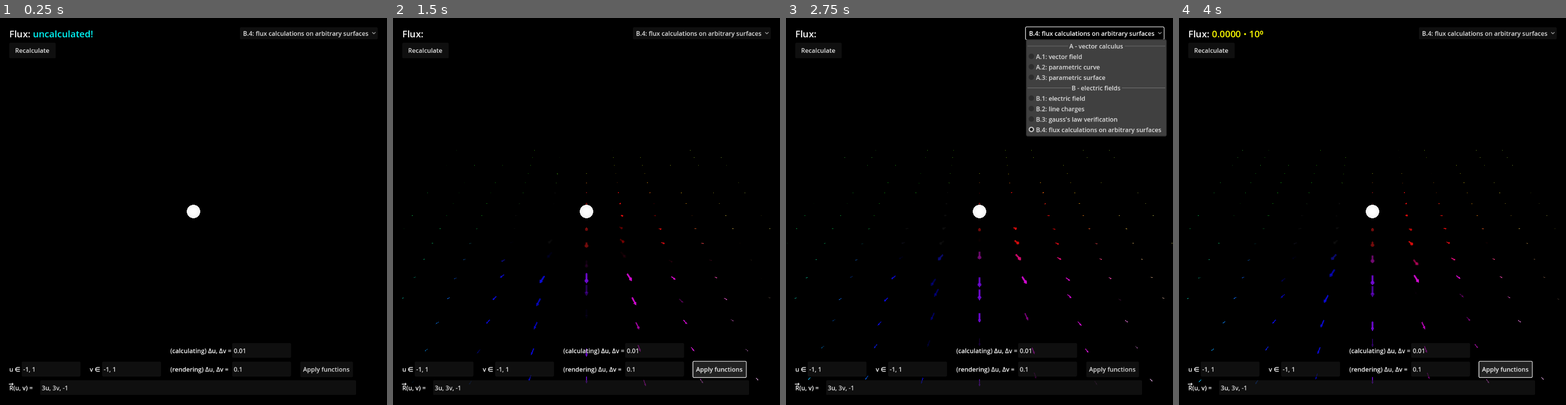
Above: before the commit, frames 1-4 (left to right).
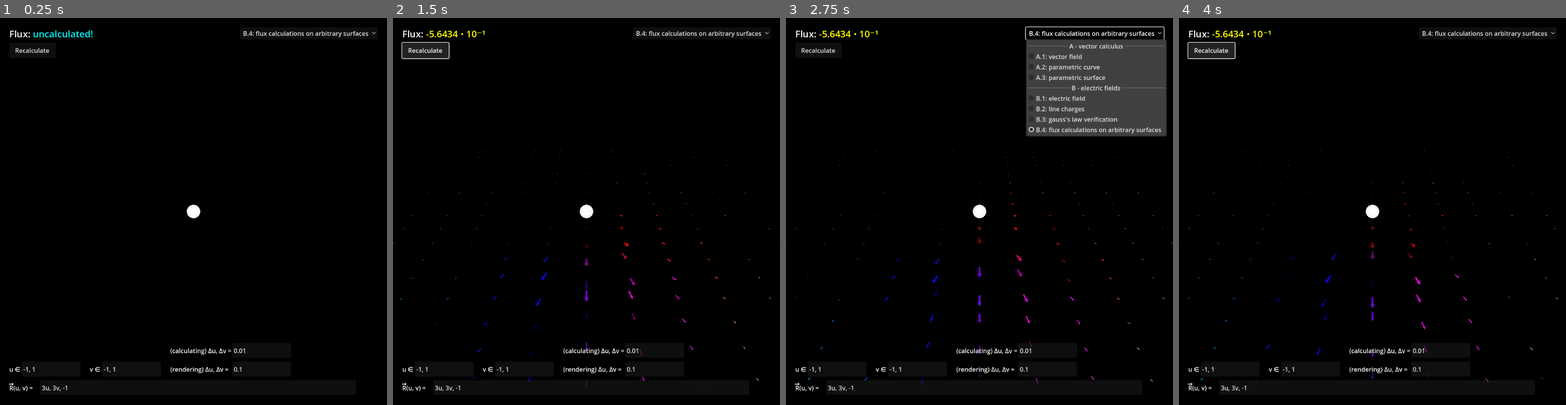
Above: after the commit, the same moments.

Repository: slotling/electromagnetism
Game: Godot game, scene res://Worlds/BaseWorlds/3d_world.tscn
The game is run twice, just before and just after one commit, with the same random seed, the same clock (stepped at 60 frames per second) and the same inputs.
Inputs:
- Up to frame 1 (0.25 s): no input
- Up to frame 2 (1.5 s): click "Recalculate" at 0.5 s; click "Apply functions" (after the commit: "Recalculate") at 1.25 s
- Up to frame 3 (2.75 s): click "B.4: flux calculations on arb…" at 2 s
- Up to frame 4 (4 s): click "Recalculate" at 2.75 s; click "Apply functions" (after the commit: "Recalculate") at 3.5 s

The runs differ from the first frame. In frame 1, 0.1% of the frame differs, in the area x 78-91%, y 90-92%; in frame 2, 1.2%; in frame 3, 0.6%; in frame 4, 1.3%, in the area x 0-100%, y 3-95%.
Error before the commit: Invalid access of index '5' on a base object of type: 'PackedStringArray'. (res://Scenes/canvas_layers/information_inputs/parametric_range_input.gd:16)

Commit message:
[2/2] flux

Diff:
--- a/Junk/callablebindingtest.gd
+++ b/Junk/callablebindingtest.gd
@@ -4,10 +4,8 @@
 # Called when the node enters the scene tree for the first time.
 func _ready() -> void:
 	var callable = Callable(self, "m").bind(5)
-	print(callable.call(2, 3, 4, 5, 6))
 
 func m(x, y, z, a, b, c):
-	print(x, y, z, a, b, c)
 	return x * y
 
 
--- a/Junk/math_world_testing_i_dont_really_know_tbh.gd
+++ b/Junk/math_world_testing_i_dont_really_know_tbh.gd
@@ -101,14 +101,6 @@
 			var v2 = v + vscale
 			var integrand = calculate_integrand(u, v, u2, v2) if not use_analytical_R_partials else calculate_integrand_using_analytical_R_partials(u, v, uscale, vscale)
 
-			#var diff_u_integrand = calculate_integrand_using_analytical_R_partials(u+ufinescale, v, uscale, vscale)
-			#var diff_v_integrand = calculate_integrand_using_analytical_R_partials(u, v+vfinescale, uscale, vscale)
-			#integrandDifferences_u.append(abs(diff_u_integrand-integrand))
-			#integrandDifferences_v.append(abs(diff_v_integrand-integrand))
-
-			#if areas % 50000 == 0:
-				#print("Diff: ", calculate_analytical_integral(u, u2, v, v2) - integrand)
-
 			sum += integrand
 
 			v = v2
@@ -116,22 +108,12 @@
 
 		u = u2
 
-	#for arr in [integrandDifferences_u, integrandDifferences_v]:
-		#var sum_indiffs = arr.reduce(func(accum, number): return accum + number, 0)
-		#print("Mean integrand differences: ", float(sum_indiffs) / arr.size())
-		#print("Max integrand difference: ", arr.max())
-
 	return {"sum": sum, "second_sum": sum, "areas": areas, "extra_areas": 0}
 
 func calculate_and_report(sol, use_analytical_R_partials):
 	var start_time = Time.get_ticks_usec()
 	var results = calculate(use_analytical_R_partials)
 	var execution_time = Time.get_ticks_usec() - start_time
-	print("Flux: ", results["sum"])
-	print("Analytical solution: ", sol)
-	print("Error: ", String.num_scientific(abs(results["sum"] - sol)) )
-	print("Time elapsed: ", execution_time/1000000.0, " s")
-	print("Areas: ", results["areas"])
 
 # Called when the node enters the scene tree for the first time.
 func _ready() -> void:
--- a/Junk/node_3d.gd
+++ b/Junk/node_3d.gd
@@ -3,7 +3,7 @@
 
 # Called when the node enters the scene tree for the first time.
 func _ready() -> void:
-	print(sin(-50) + sin(-50))
+	pass
 
 
 # Called every frame. 'delta' is the elapsed time since the previous frame.
--- a/Resources/Functions/overrides/SPECIAL_function_input_override.gd
+++ b/Resources/Functions/overrides/SPECIAL_function_input_override.gd
@@ -7,7 +7,6 @@
 	for provider in FUNCTION_PROVIDERS:
 		if provider.overriding_function_id == function_id:
 			return provider.evaluate(variables)
-	#print("No provider provides this function.")
 	return Vector3.ZERO
 
 func F(x, y=0, z=0, id=null) -> Vector3:
--- a/Scenes/calculation_controllers/field_func/ElectricFieldFunctionReplacerController.gd
+++ b/Scenes/calculation_controllers/field_func/ElectricFieldFunctionReplacerController.gd
@@ -52,7 +52,6 @@
 	for i in charges.size():
 		charges[i].id = i
 		var arr = []
-		print("wic: ", WORLD.get_instance_count())
 		arr.resize(WORLD.get_instance_count())
 		arr.fill(Vector3.ZERO)
 		forces.append(arr)
--- a/Scenes/calculation_controllers/integration/SurfaceIntegralCalculationController.gd
+++ b/Scenes/calculation_controllers/integration/SurfaceIntegralCalculationController.gd
@@ -5,6 +5,8 @@
 
 @onready var SurfaceScriptInstance: FunctionController
 @onready var FieldScriptInstance: FunctionController
+
+@export var use_analytical_R_partials = true
 
 var normal_cache = {} # u, v hierarchy
 
@@ -19,7 +21,7 @@
 	return FieldScriptInstance.F(x, y, z)
 
 # efficient one given you worked out the derivatives
-func calculate_integrand_using_analytical_R_partials(u, v, uscale, vscale, use_cache=true, store_cache = true):
+func calculate_integrand_using_analytical_R_partials(u, v, uscale, vscale, use_cache=true, store_cache=true):
 	var currentR = R(u, v)
 
 	var diffCross
@@ -45,9 +47,8 @@
 	var value = F(currentR.x, currentR.y, currentR.z)
 	return value.dot(diffCross)
 
-func calculate_full_integral(use_analytical_R_partials=true):
+func calculate_full_integral():
 	var uscale = SurfaceScriptInstance.get_calculation_diff()
-	print(SurfaceScriptInstance.get_calculation_diff())
 	var vscale = SurfaceScriptInstance.get_calculation_diff()
 	var uintercept = SurfaceScriptInstance.get_ustart() + SurfaceScriptInstance.get_calculation_diff()/2 # locate at center of patch
 	var vintercept = SurfaceScriptInstance.get_vstart() + SurfaceScriptInstance.get_calculation_diff()/2 # locate at center of patch
@@ -76,9 +77,9 @@
 
 	return {"sum": sum, "areas": areas}
 
-func calculate_and_report(use_analytical_R_partials):
+func calculate_and_report():
 	var start_time = Time.get_ticks_usec()
-	var results = calculate_full_integral(use_analytical_R_partials)
+	var results = calculate_full_integral()
 	var execution_time = Time.get_ticks_usec() - start_time
 	print("Flux: ", results["sum"])
 	print("Time elapsed: ", execution_time/1000000.0, " s")
@@ -88,7 +89,7 @@
 
 func calculate():
 	await get_tree().process_frame
-	return calculate_and_report(true)
+	return calculate_and_report()
 
 func _ready() -> void:
 	await get_tree().process_frame
--- a/Scenes/canvas_layers/information_inputs/function_input.gd
+++ b/Scenes/canvas_layers/information_inputs/function_input.gd
@@ -18,7 +18,6 @@
 func evaluate(variables, debug=false):
 	var results = []
 	for string in string_expressions:
-		#print(string)
 		var expression = Expression.new()
 		var finalstring = string
 
@@ -47,14 +46,12 @@
 
 		for i in variable_names.size():
 			finalstring = finalstring.replace(variable_names[i], str(variables[i]))
-		#print(finalstring)
 		var parse_error = expression.parse(finalstring)
 
 		if parse_error != Error.OK:
 			return {"error": error_string(parse_error)}
 
 		var result = expression.execute()
-		#print(result)
 
 		if result == null:
 			return {"error": "Unable to parse '" + string + "'"}
@@ -96,7 +93,7 @@
 	text = $Control/LineEdit.text
 	var processed_string: String = text.replace(" ", "").replace("^", "**")
 	string_expressions = processed_string.split(",")
-	#print(string_expressions)
+
 	error = ""
 	for string in string_expressions:
 		if string == "":
@@ -110,7 +107,7 @@
 			variables_test.resize(variable_names.size())
 			variables_test.fill(testCase)
 			var evaluation = evaluate(variables_test, false)
-			#print(evaluation)
+
 			if typeof(evaluation) == TYPE_DICTIONARY and "error" in evaluation:
 				error = evaluation["error"]
 
--- a/Scenes/canvas_layers/information_inputs/function_input_updater.gd
+++ b/Scenes/canvas_layers/information_inputs/function_input_updater.gd
@@ -10,7 +10,6 @@
 
 	var error_inputs = false
 	for i in node_paths_of_function_inputs:
-		#print(get_node(i)._on_button_pressed())
 		error_inputs = error_inputs or not get_node(i).set_inputs()
 	if error_inputs:
 		return
--- a/Scenes/canvas_layers/information_inputs/parametric_range_input.gd
+++ b/Scenes/canvas_layers/information_inputs/parametric_range_input.gd
@@ -49,7 +49,6 @@
 
 	var current_string_expression_index = 0
 	for i in $Control.get_child_count():
-		print(i)
 		var control_child: ParameterSubinput = $Control.get_child(i)
 		var entries = 2 if control_child.is_an_interval else 1
 		if control_child.is_disabled:
--- a/Scenes/canvas_layers/information_inputs/update_field_canvas_layer.gd
+++ b/Scenes/canvas_layers/information_inputs/update_field_canvas_layer.gd
@@ -1,11 +1,13 @@
 extends CanvasLayer
 
 @onready var parent: ElectricFieldFunctionReplacerController = get_node("../ElectricFieldFunctionReplacerController")
-
+@export var ButtonsToBePressed: Array[NodePath]
 func _on_button_pressed() -> void:
 	$Label.visible = true
 	await get_tree().process_frame
 	await get_tree().process_frame
+	for i in ButtonsToBePressed:
+		get_node(i).pressed.emit()
 	var charge_id_update_list = parent.charge_id_update_list
 	for i in charge_id_update_list.size():
 		parent.update_charge(charge_id_update_list[i], i+1 == charge_id_update_list.size())
--- a/Scenes/canvas_layers/scene_switcher.gd
+++ b/Scenes/canvas_layers/scene_switcher.gd
@@ -28,12 +28,8 @@
 			popup.add_separator(section + " - " + sectionTitle[section])
 		$OptionButton.add_item(i)
 	scenes = options.values()
-	#print(options.keys()[default_index])
-	#print(sectionTitle.keys().find(options.keys()[default_index].split(".")[0]))
 	var current_section = options.keys()[default_index].split(".")[0]
 	var sectionindex = sectionTitle.keys().find(current_section)
-	print(current_section, sectionindex)
-	print(default_index + sectionindex + 1)
 	$OptionButton.select(default_index + sectionindex + 1)
 	_on_option_button_item_selected(default_index + sectionindex + 1)
 
--- a/Scenes/charge_distributions/gizmo.gd
+++ b/Scenes/charge_distributions/gizmo.gd
@@ -81,17 +81,6 @@
 		get_parent().global_position.z -= mouse_movement.dot(y_axis_components) * (1 if pressed["y"] else 0) * speed
 		get_parent().global_position.y -= mouse_movement.dot(z_axis_components) * (1 if pressed["z"] else 0) * speed
 
-		#if tick % 10 == 1 and any_pressed():
-			#print()
-			##print("relative pos: ", relpos.y, " ", relpos.x)
-			#print("Polar angle: ", rad_to_deg(pol))
-			#print("Azimuthal angle: ", rad_to_deg(azi))
-			#print("XAC:", x_axis_components)
-			#print("YAC:", y_axis_components)
-			#print("MM:", debug_mouse_movement)
-			#print("MMXAC:", debug_mouse_movement.dot(x_axis_components))
-			#print("MMYAC:", debug_mouse_movement.dot(y_axis_components))
-
 		mouse_movement = Vector2.ZERO
 
 func tween_scale(node, size):
--- a/Scenes/charge_distributions/point_charge.gd
+++ b/Scenes/charge_distributions/point_charge.gd
@@ -52,31 +52,6 @@
 	tick += 1
 	if is_selected() and tick % 10 == 0:
 		pass
-		#var relpos = G.CAMERA.global_position - global_position # relative position
-		#relpos = G.reorient(relpos)
-		#var deadzone = 5e-5
-		#if abs(relpos.x) < deadzone:
-			#relpos.x = 0
-		#if abs(relpos.y) < deadzone:
-			#relpos.y = 0
-		#if abs(relpos.z) < deadzone:
-			#relpos.z = 0
-		#var pol = acos(relpos.z/relpos.length())
-		#var azi = atan2(relpos.y, relpos.x) + PI/2.0
-		#
-		#if relpos.x == 0 and relpos.y == 0:
-			#azi = G.CAMERA.pivot.rotation.y * (1 if pol == 0 else -1)
-		#
-		#var x_axis_components = Vector2(cos(azi), - sin(azi) * cos(pol))
-		#var y_axis_components = Vector2(cos(azi - PI/2), - sin(azi - PI/2) * cos(pol))
-		#var z_axis_components = Vector2(0, 1)
-		#
-		#print()
-		##print("relative pos: ", relpos.y, " ", relpos.x)
-		##print("Polar angle: ", rad_to_deg(pol))
-		##print("Azimuthal angle: ", rad_to_deg(azi))
-		#print("XAC:", x_axis_components)
-		#print("YAC:", y_axis_components)
 
 func hover_event():
 	if not is_selected():
@@ -104,9 +79,7 @@
 func _on_base_area_mouse_entered() -> void:
 	hovered = true
 	hover_event()
-	#print("in")
 
 func _on_base_area_mouse_exited() -> void:
 	hovered = false
 	hover_event()
-	#print("out")
--- a/Scenes/parametric/path.gd
+++ b/Scenes/parametric/path.gd
@@ -29,7 +29,6 @@
 	var u = uintercept
 
 	while u < uend + uscale:
-		#print("path creation: ", u)
 		var u2 = u + uscale
 
 		if u > uend:
@@ -39,7 +38,6 @@
 			pass
 
 		var raw_pos = ParametricCurveScriptInstance.R(u)
-		#print(raw_pos)
 		if u != uend:
 			raw_points.append(raw_pos)
 
--- a/Scenes/parametric/surface.gd
+++ b/Scenes/parametric/surface.gd
@@ -156,5 +156,4 @@
 func _process(delta: float) -> void:
 	#_ready()
 	#v_intercept -= 0.1
-	#print(v_intercept)
 	pass
--- a/Worlds/1_vector_fields/1_1_fields.gd
+++ b/Worlds/1_vector_fields/1_1_fields.gd
@@ -26,7 +26,6 @@
 func function_updater():
 	create_drawing_list(true)
 	draw_vectors(0, true)
-	#print(calculated_settings["magmax"])
 
 func F(x, y=0, z=0, id=null) -> Vector3:
 	return FieldScriptInstance.F(x, y, z, id)
@@ -106,7 +105,7 @@
 	var instances_dim := config.draw.LatticeEnd + Vector3.ONE - config.draw.LatticeStart
 	return instances_dim.x * instances_dim.y * instances_dim.z if not calculated_settings else calculated_settings["instance_count"]
 
-@export var autoRenderOnReady = false
+@export var autoRenderOnReady = true
 func _ready() -> void:
 	await get_tree().process_frame
 	FieldScriptInstance.WORLD = self
--- a/Worlds/5_electric_charge/5_4_arbitrary_charge_distributions.tscn
+++ b/Worlds/5_electric_charge/5_4_arbitrary_charge_distributions.tscn
@@ -6,6 +6,10 @@
 [ext_resource type="Script" uid="uid://b38abs6n85w0l" path="res://Resources/Configs/WorldConfig.gd" id="3_gndnu"]
 [ext_resource type="Script" uid="uid://cja44wlxpqee2" path="res://Resources/Functions/parametric_paths/03_circle.gd" id="5_xtsxh"]
 [ext_resource type="PackedScene" uid="uid://d0jq72axobkte" path="res://Scenes/canvas_layers/information_inputs/update_field_canvas_layer.tscn" id="6_gndnu"]
+[ext_resource type="Script" uid="uid://cw3o83iuiqjpx" path="res://Resources/Functions/overrides/SPECIAL_function_input_override.gd" id="6_nru31"]
+[ext_resource type="PackedScene" uid="uid://cno5vr8ekj43" path="res://Scenes/canvas_layers/information_inputs/function_input.tscn" id="7_e0x5d"]
+[ext_resource type="PackedScene" uid="uid://db6wg5dix75br" path="res://Scenes/canvas_layers/information_inputs/parametric_range_input.tscn" id="8_nru31"]
+[ext_resource type="PackedScene" uid="uid://qh7fqtqwc87r" path="res://Scenes/canvas_layers/information_inputs/function_input_updater.tscn" id="9_e60ko"]
 
 [sub_resource type="Resource" id="Resource_f3gig"]
 script = ExtResource("2_xtsxh")
@@ -46,6 +50,16 @@
 use_custom_data = true
 mesh = SubResource("ArrayMesh_p2jq1")
 
+[sub_resource type="StandardMaterial3D" id="StandardMaterial3D_e0x5d"]
+resource_local_to_scene = true
+emission = Color(1, 1, 0, 1)
+
+[sub_resource type="SphereMesh" id="SphereMesh_nru31"]
+resource_local_to_scene = true
+material = SubResource("StandardMaterial3D_e0x5d")
+radius = 4.0
+height = 8.0
+
 [node name="5_4_arbitrary_charge_distributions" instance=ExtResource("1_e4lfs")]
 config = SubResource("Resource_gndnu")
 
@@ -55,7 +69,52 @@
 [node name="PathCharge" parent="Charges" index="0" instance=ExtResource("2_3d3eq")]
 ParametricCurveScript = ExtResource("5_xtsxh")
 
+[node name="MeshInstance3D" parent="Charges/PathCharge" index="0"]
+mesh = SubResource("SphereMesh_nru31")
+
+[node name="Path" parent="Charges/PathCharge" index="3"]
+ParametricCurveScript = ExtResource("6_nru31")
+
 [node name="UpdateFieldCanvasLayer" parent="." index="4" instance=ExtResource("6_gndnu")]
+ButtonsToBePressed = Array[NodePath]([NodePath("../FunctionInputUpdater/Button")])
 
 [node name="ElectricFieldFunctionReplacerController" parent="." index="5"]
 recalculate_field_only_on_command = true
+
+[node name="FunctionInput" parent="." index="6" instance=ExtResource("7_e0x5d")]
+node_path_with_script_instance = NodePath("../Charges/PathCharge/Path")
+variable_names = Array[String](["t"])
+function_name = "R"
+overriding_function_id = 1
+
+[node name="ParametricRangeInput" parent="." index="7" instance=ExtResource("8_nru31")]
+node_path_with_script_instance = NodePath("../Charges/PathCharge/Path")
+
+[node name="SubjectLabel" parent="ParametricRangeInput/Control/ParameterSubinput" index="1"]
+text = "t ∈"
+
+[node name="ParameterSubinput2" parent="ParametricRangeInput/Control" index="1"]
+visible = false
+
+[node name="ParameterSubinput3" parent="ParametricRangeInput/Control" index="2"]
+offset_left = 208.0
+offset_right = 248.0
+
+[node name="FunctionInputUpdater" parent="." index="8" instance=ExtResource("9_e60ko")]
+visible = false
+node_paths_with_script_instance = Array[NodePath]([NodePath("../Charges/PathCharge/Path")])
+node_paths_of_function_inputs = Array[NodePath]([NodePath("../FunctionInput"), NodePath("../ParametricRangeInput")])
+
+[node name="Button" parent="FunctionInputUpdater" index="0"]
+offset_left = 584.0
+offset_top = 888.0
+offset_right = 720.0
+offset_bottom = 928.0
+
+[editable path="Charges/PathCharge"]
+[editable path="FunctionInput"]
+[editable path="ParametricRangeInput"]
+[editable path="ParametricRangeInput/Control/ParameterSubinput"]
+[editable path="ParametricRangeInput/Control/ParameterSubinput2"]
+[editable path="ParametricRangeInput/Control/ParameterSubinput3"]
+[editable path="FunctionInputUpdater"]
--- a/Worlds/6_gauss_law/6_1_verifying_gauss_law.tscn
+++ b/Worlds/6_gauss_law/6_1_verifying_gauss_law.tscn
@@ -44,6 +44,7 @@
 [node name="surface" parent="." index="1" groups=["retain_visibility"]]
 visible = false
 ParametricSurfaceScript = ExtResource("3_kjw63")
+autoRenderOnReady = true
 
 [node name="SurfaceIntegralCalculationController" type="Node" parent="surface" index="1"]
 script = ExtResource("2_goxmp")
--- a/Worlds/6_gauss_law/6_2_gauss_law_arbitrary_surfaces.tscn
+++ b/Worlds/6_gauss_law/6_2_gauss_law_arbitrary_surfaces.tscn
@@ -34,12 +34,19 @@
 mesh = SubResource("ArrayMesh_uigio")
 
 [node name="6_2_gauss_law_arbitrary_surfaces" instance=ExtResource("1_8oaqm")]
+autoRenderOnReady = false
 
 [node name="MM" parent="." index="0"]
 multimesh = SubResource("MultiMesh_xhfog")
 
 [node name="surface" parent="." index="1"]
 ParametricSurfaceScript = ExtResource("2_wpsqp")
+
+[node name="SurfaceIntegralCalculationController" parent="surface" index="1"]
+use_analytical_R_partials = false
+
+[node name="SurfaceIntegralCanvasLayer" parent="." index="2"]
+ButtonsToBePressed = Array[NodePath]([NodePath("../FunctionInputUpdater/Button")])
 
 [node name="FunctionInput" parent="." index="5" instance=ExtResource("2_xhfog")]
 node_path_with_script_instance = NodePath("../surface")
@@ -76,6 +83,7 @@
 text = "(calculating) Δu, Δv ="
 
 [node name="FunctionInputUpdater" parent="." index="7" instance=ExtResource("4_svag0")]
+visible = false
 node_paths_with_script_instance = Array[NodePath]([NodePath("../surface"), NodePath("../ElectricFieldFunctionReplacerController"), NodePath("..")])
 node_paths_of_function_inputs = Array[NodePath]([NodePath("../ParametricRangeInput"), NodePath("../FunctionInput")])
 
Not shown: 1 places in Worlds/5_electric_charge/5_4_arbitrary_charge_distributions.tscn that only renumber resources
